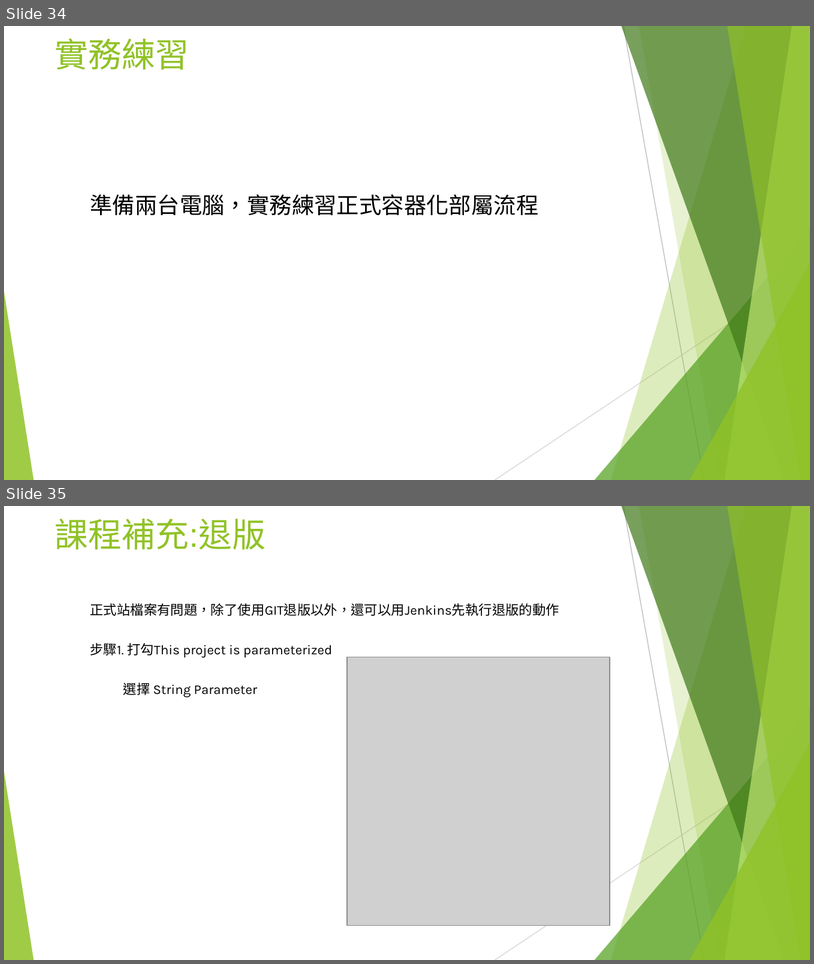
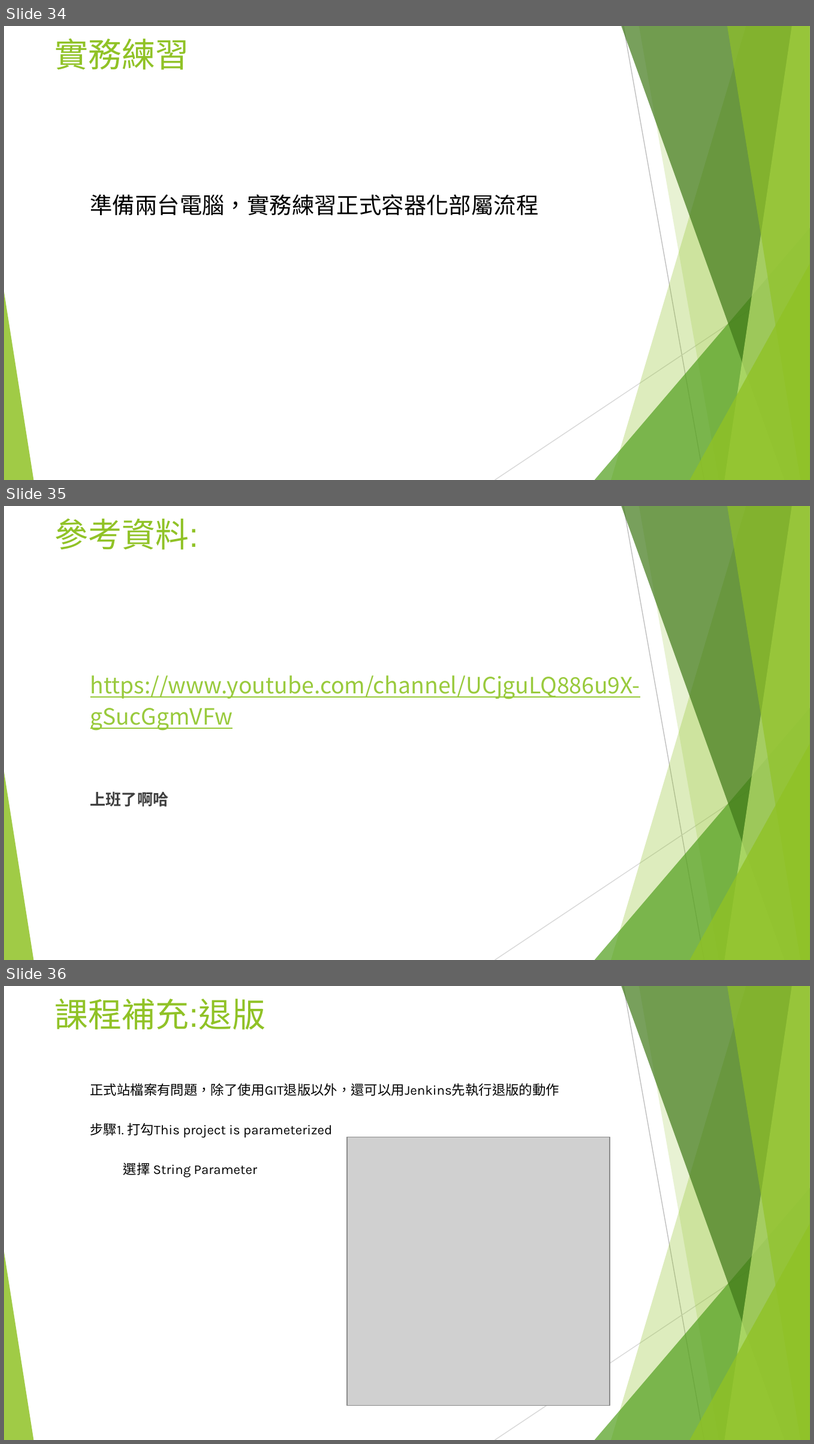
Before and after one commit to coolyuoo/DC5, a slide deck: 單元5.Jenkins與Docker的CICD使用詳解 -補充.pptx. Shown one above the other, each under a label of ours: slides 34 and 35 before the commit, slides 34, 35 and 36 after it. The pictures are 814x964 and 814x1444 pixels, drawn with LibreOffice and Linux fonts; fonts in the diff are those of the drawing; grey boxes stand for pictures. Boxes give left, top, right and bottom in pixels: in the first picture for what was removed or moved away, otherwise in the second. Text is boxed around its words. In the diff, an @@ line names an element or a change of style, - is before the commit and + after.

Commit message:
sss

```diff
--- a/單元5.Jenkins與Docker的CICD使用詳解 -補充.pptx
+++ b/單元5.Jenkins與Docker的CICD使用詳解 -補充.pptx
@@ slide 35 added at <box>4,506,810,960</box>, background #FFFFFF; not listed: 10 template elements that a slide beside it also shows @@
@@ title added at <box>55,519,198,550</box>, 30 pt, text #90C226 @@
+參考資料:
@@ text added at <box>90,675,641,807</box>, 20 pt, text #99CA3C, underline @@
+https://www.youtube.com/channel/UCjguLQ886u9X-gSucGgmVFw
+上班了啊哈
@@ what was slide 35 is now slide 36 @@
```
Also in this commit, not shown: 2 slides changed.
